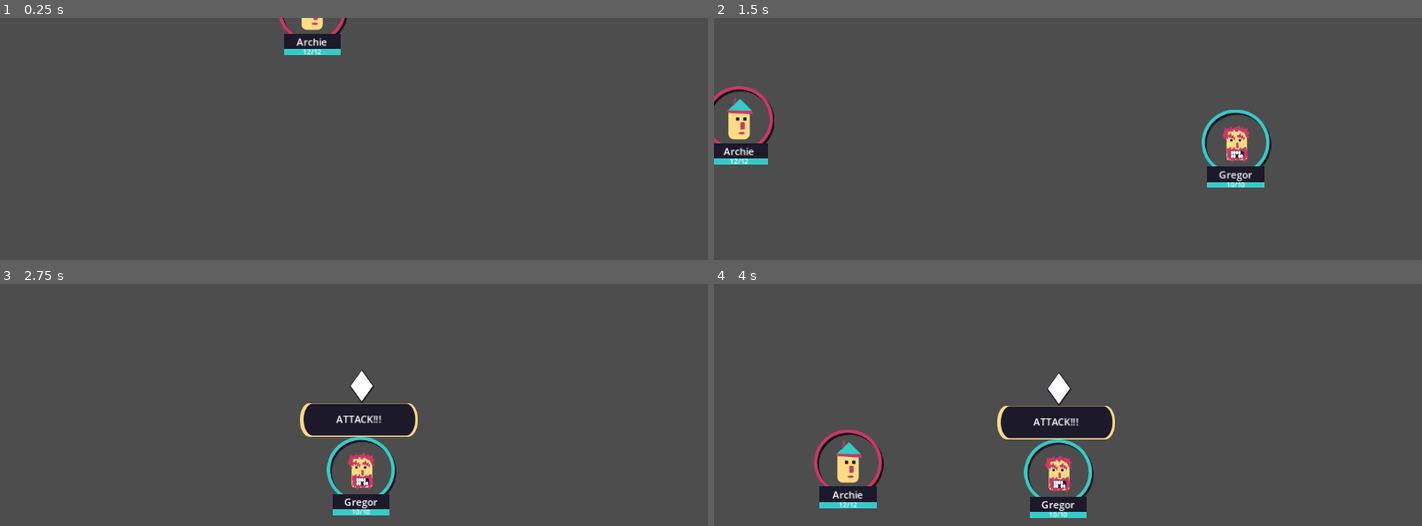
Above: before the commit, frames 1-4 (two rows, left to right).
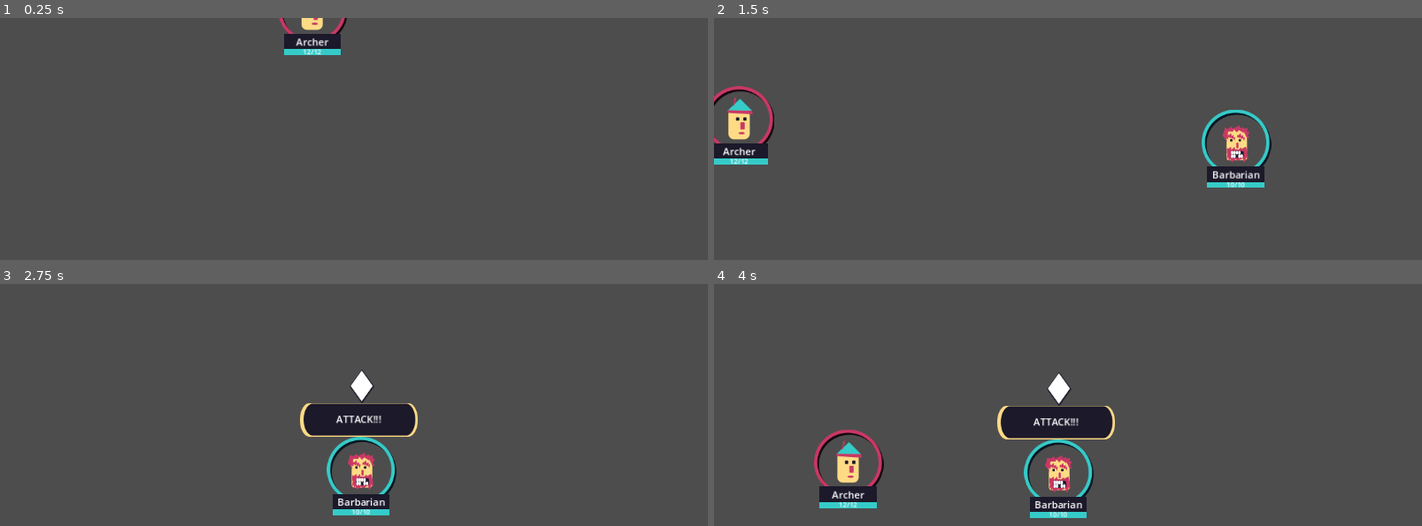
Above: after the commit, the same moments.

Repository: mathew-tran/mercmanager
Game: Godot game, scene res://Scenes/Main.tscn
The game is run twice, just before and just after one commit, with the same random seed, the same clock (stepped at 60 frames per second) and the same inputs.
Inputs:
- Up to frame 1 (0.25 s): no input
- Up to frame 2 (1.5 s): no input
- Up to frame 3 (2.75 s): no input
- Up to frame 4 (4 s): tap Enter at 2.75 s

The runs differ from the first frame. In frame 1, less than 0.1% of the frame differs, in the area x 41-47%, y 8-12%; in frame 2, 0.2%, in the area x 1-78%, y 53-68%; in frame 3, 0.1%; in frame 4, 0.2%.

Commit message:
rename characters to class names instead

Diff:
--- a/Prefabs/Character.tscn
+++ b/Prefabs/Character.tscn
@@ -1,6 +1,6 @@
 [gd_scene load_steps=12 format=3 uid="uid://dnvuj4natuhv0"]
 
-[ext_resource type="Texture2D" uid="uid://c2a62auhmc77c" path="res://Art/Characters/Gregor.png" id="1_oxqv2"]
+[ext_resource type="Texture2D" uid="uid://c2a62auhmc77c" path="res://Art/Characters/Barbarian.png" id="1_oxqv2"]
 [ext_resource type="Script" path="res://Scripts/Game/Character.gd" id="1_vsemf"]
 [ext_resource type="Texture2D" uid="uid://dl2nckq33ucy4" path="res://Art/UI/Frame.png" id="3_ncfsr"]
 [ext_resource type="Script" path="res://Scripts/Game/UI/CharacterUI.gd" id="4_a23w2"]
--- /dev/null
+++ b/Prefabs/UI/DamageText.tscn
@@ -0,0 +1,25 @@
+[gd_scene load_steps=2 format=3 uid="uid://cc6s4dgynxboe"]
+
+[ext_resource type="Script" path="res://Scripts/Game/UI/DamageText.gd" id="1_kvgmc"]
+
+[node name="DamageText" type="Node2D"]
+script = ExtResource("1_kvgmc")
+
+[node name="Control" type="Label" parent="."]
+custom_minimum_size = Vector2(200, 0)
+anchors_preset = 8
+anchor_left = 0.5
+anchor_top = 0.5
+anchor_right = 0.5
+anchor_bottom = 0.5
+offset_left = -100.0
+offset_top = -20.0
+offset_right = 100.0
+offset_bottom = 20.0
+grow_horizontal = 2
+grow_vertical = 2
+theme_override_constants/outline_size = 5
+theme_override_font_sizes/font_size = 50
+text = "20"
+horizontal_alignment = 1
+vertical_alignment = 1
--- a/Scenes/Main.tscn
+++ b/Scenes/Main.tscn
@@ -2,8 +2,8 @@
 
 [ext_resource type="Script" path="res://Scripts/Game/BattleSystem.gd" id="1_fnyww"]
 [ext_resource type="PackedScene" uid="uid://dnvuj4natuhv0" path="res://Prefabs/Character.tscn" id="1_x8yeu"]
-[ext_resource type="Resource" uid="uid://c5pco1554jurt" path="res://Scripts/Data/Units/Archie.tres" id="2_y2y76"]
-[ext_resource type="Resource" uid="uid://63bfigroloi1" path="res://Scripts/Data/Units/Gregor.tres" id="3_h4s07"]
+[ext_resource type="Resource" uid="uid://c5pco1554jurt" path="res://Scripts/Data/Units/Archer.tres" id="2_y2y76"]
+[ext_resource type="Resource" uid="uid://63bfigroloi1" path="res://Scripts/Data/Units/Barbarian.tres" id="3_h4s07"]
 [ext_resource type="Script" path="res://Scripts/Game/FollowCamera.gd" id="5_gxreo"]
 
 [node name="Node2D" type="Node2D"]
@@ -25,3 +25,5 @@
 
 [node name="Camera2D" type="Camera2D" parent="." groups=["FollowCamera"]]
 script = ExtResource("5_gxreo")
+
+[node name="Effects" type="Node" parent="." groups=["Effects"]]
--- a/Scripts/Autoload/Helper.gd
+++ b/Scripts/Autoload/Helper.gd
@@ -55,3 +55,16 @@
 	if camera:
 		return camera[0]
 	return null
+
+func GetEffectsGroup():
+	var effects = get_tree().get_nodes_in_group("Effects")
+	if effects:
+		return effects[0]
+	return null
+
+
+func CreateText(text, position):
+	var instance = load("res://Prefabs/UI/DamageText.tscn").instantiate()
+	instance.Setup(text)
+	instance.global_position = position
+	GetEffectsGroup().add_child(instance)
--- a/Scripts/Data/Units/Archie.tres
+++ b/Scripts/Data/Units/Archer.tres
@@ -1,6 +1,6 @@
 [gd_resource type="Resource" script_class="CharacterInfo" load_steps=8 format=3 uid="uid://c5pco1554jurt"]
 
-[ext_resource type="Texture2D" uid="uid://dhpd08noiq48g" path="res://Art/Characters/Archie.png" id="1_u5beb"]
+[ext_resource type="Texture2D" uid="uid://dhpd08noiq48g" path="res://Art/Characters/Archer.png" id="1_lcfoq"]
 [ext_resource type="Script" path="res://Scripts/Data/DataType/MoveList.gd" id="2_0ufcr"]
 [ext_resource type="Resource" uid="uid://dlpbobggkisw3" path="res://Scripts/Data/DataType/Move/AttackMove_ArrowShot.tres" id="2_7xcmp"]
 [ext_resource type="Script" path="res://Scripts/Data/DataType/Stats.gd" id="2_8n3i5"]
@@ -20,7 +20,7 @@
 
 [resource]
 script = ExtResource("5_auhku")
-Name = "Archie"
-Face = ExtResource("1_u5beb")
+Name = "Archer"
+Face = ExtResource("1_lcfoq")
 StatValues = SubResource("Resource_l7xi7")
 Moves = SubResource("Resource_kaip4")
--- a/Scripts/Data/Units/Gregor.tres
+++ b/Scripts/Data/Units/Barbarian.tres
@@ -1,6 +1,6 @@
 [gd_resource type="Resource" script_class="CharacterInfo" load_steps=8 format=3 uid="uid://63bfigroloi1"]
 
-[ext_resource type="Texture2D" uid="uid://c2a62auhmc77c" path="res://Art/Characters/Gregor.png" id="1_0qnbx"]
+[ext_resource type="Texture2D" uid="uid://c2a62auhmc77c" path="res://Art/Characters/Barbarian.png" id="1_0qnbx"]
 [ext_resource type="Script" path="res://Scripts/Data/DataType/CharacterInfo.gd" id="1_f3kih"]
 [ext_resource type="Resource" uid="uid://n4wrttcj1v2m" path="res://Scripts/Data/DataType/Move/AttackMove_Punch.tres" id="2_dgm4l"]
 [ext_resource type="Script" path="res://Scripts/Data/DataType/Stats.gd" id="2_fikl4"]
@@ -20,7 +20,7 @@
 
 [resource]
 script = ExtResource("1_f3kih")
-Name = "Gregor"
+Name = "Barbarian"
 Face = ExtResource("1_0qnbx")
 StatValues = SubResource("Resource_xmchx")
 Moves = SubResource("Resource_7yqou")
--- a/Scripts/Game/HPComponent.gd
+++ b/Scripts/Game/HPComponent.gd
@@ -25,6 +25,7 @@
 	Health -= amount
 	Update.emit()
 	TakenDamage.emit()
+	Helper.CreateText(amount, get_parent().global_position)
 	if IsAlive() == false:
 		OnDeath.emit()
 
--- /dev/null
+++ b/Scripts/Game/UI/DamageText.gd
@@ -0,0 +1,11 @@
+extends Node2D
+
+
+func Setup(amount):
+	$Control.text = str(amount)
+
+func _ready():
+	var tween = get_tree().create_tween()
+	tween.tween_property($Control, "global_position", $Control.global_position - Vector2(0, 200), 1.0)
+	await tween.finished
+	queue_free()
Renamed: Art/Characters/Archie.png -> Art/Characters/Archer.png
Not shown, changed: Art/Characters/Archer.png.import
Renamed: Art/Characters/Gregor.png -> Art/Characters/Barbarian.png
Not shown, changed: Art/Characters/Barbarian.png.import
